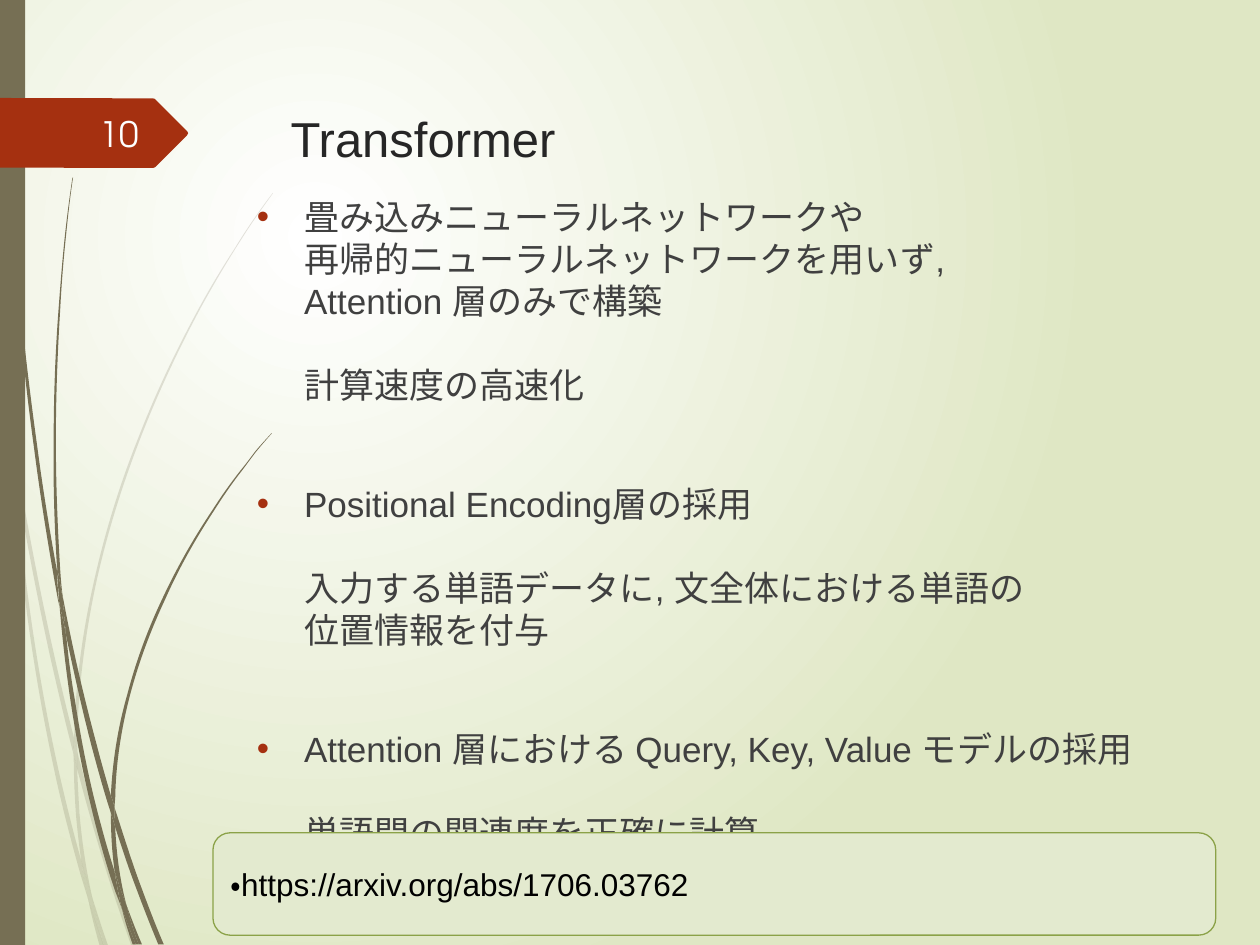
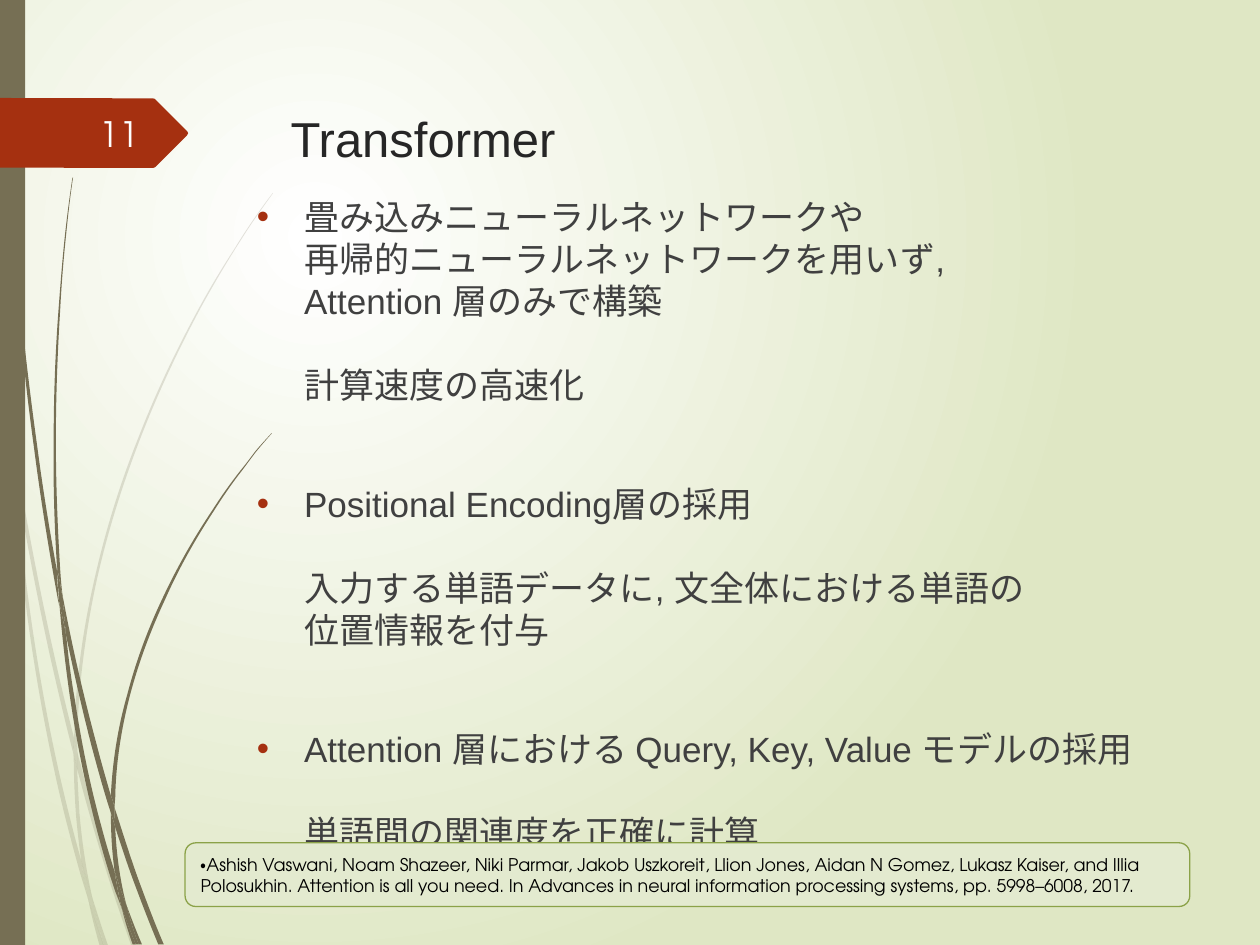
Before and after one commit to yuuki-kusumoto/kusumoto, a slide deck: slide 11 of 2021_prsn_2nd/後期研究発表会.pptx (slide 10 before the commit). Drawn at 1260x945 pixels with LibreOffice and Linux fonts; fonts in the diff are those of the drawing. Boxes give left, top, right and bottom in pixels: in the first picture for what was removed or moved away, otherwise in the second. Text is boxed around its words. In the diff, an @@ line names an element or a change of style, - is before the commit and + after.

```diff
--- a/2021_prsn_2nd/後期研究発表会.pptx
+++ b/2021_prsn_2nd/後期研究発表会.pptx
@@ page number at (100, 121, 139, 147): text changed @@
-10
+11
@@ rounded rectangle "・Ashish Vaswani, Noam Shazeer, Niki ...": place and size @@
-rounded rectangle "・Ashish Vaswani, Noam Shazeer, Niki ..." at (213, 833, 1216, 935)
+rounded rectangle "・Ashish Vaswani, Noam Shazeer, Niki ..." at (185, 843, 1189, 907)
@@ text in rounded rectangle at (201, 858, 1139, 896): text changed; size 18 to 10 pt; font Arial to TeX Gyre Adventor @@
-・https://arxiv.org/abs/1706.03762
+・Ashish Vaswani, Noam Shazeer, Niki Parmar, Jakob Uszkoreit, Llion Jones, Aidan N Gomez, Lukasz Kaiser, and Illia Polosukhin. Attention is all you need. In Advances in neural information processing systems, pp. 5998–6008, 2017.
```
Also in this commit, not shown: 28 other slides changed, 2 slides added, 1 slide removed, 1 other file.
